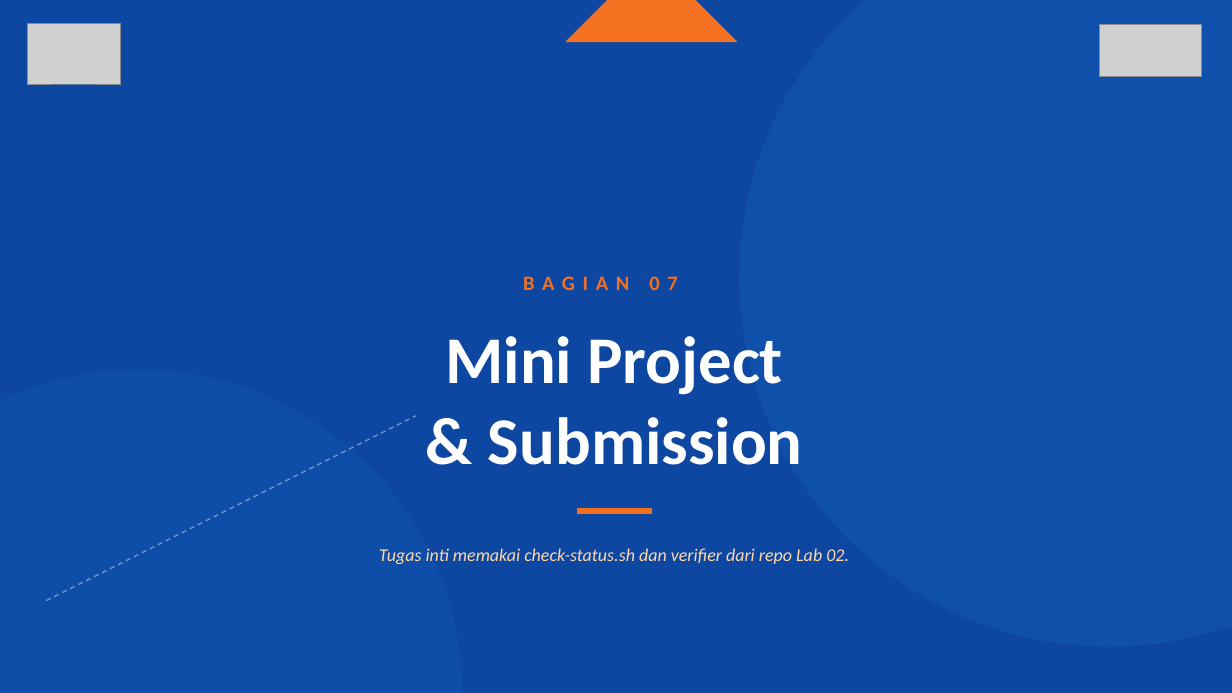
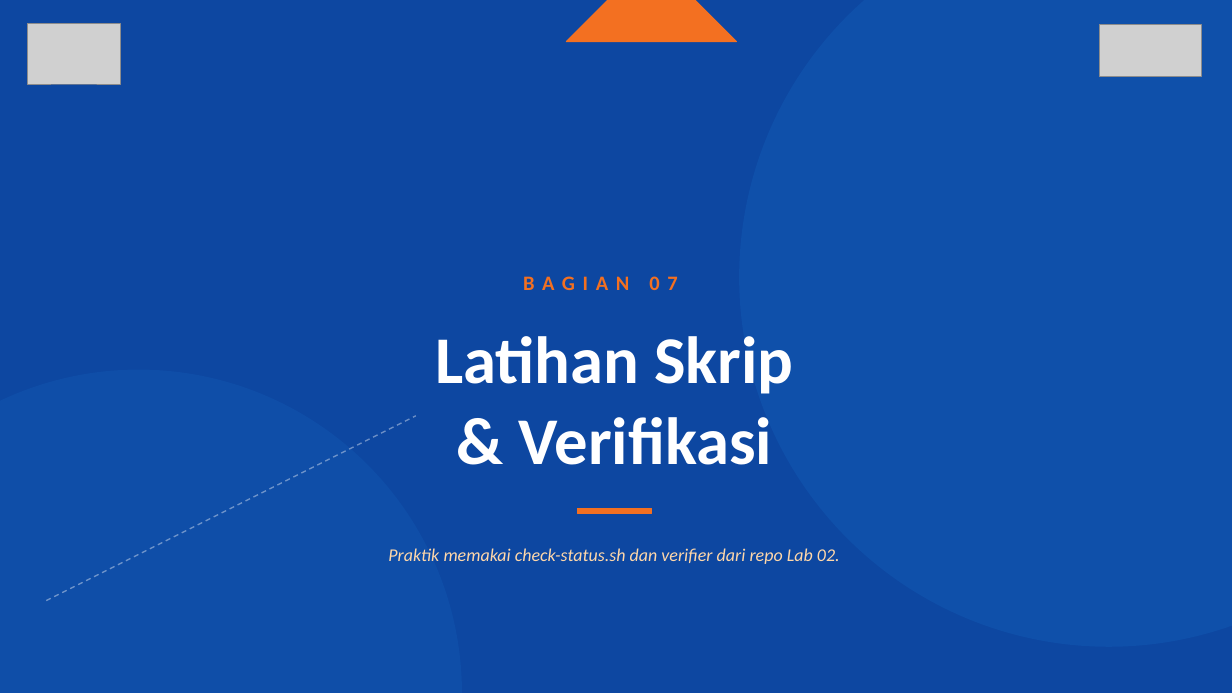
Before and after one commit to SeedFlora/meet2CloudService, a slide deck: slide 24 of slides/LAB02_Linux_Hands_On_Final.pptx. Drawn at 1232x693 pixels with LibreOffice and Linux fonts; fonts in the diff are those of the drawing; grey boxes stand for pictures. Boxes give left, top, right and bottom in pixels: in the first picture for what was removed or moved away, otherwise in the second. Text is boxed around its words. In the diff, an @@ line names an element or a change of style, - is before the commit and + after.

Commit message:
Align Lab 02 with group project and publish revised theory/practical slides

```diff
--- a/slides/LAB02_Linux_Hands_On_Final.pptx
+++ b/slides/LAB02_Linux_Hands_On_Final.pptx
@@ text at (435, 336, 793, 465): text changed @@
-Mini Project
-& Submission
+Latihan Skrip
+& Verifikasi
@@ text at (388, 548, 840, 564): text changed @@
-Tugas inti memakai check-status.sh dan verifier dari repo Lab 02.
+Praktik memakai check-status.sh dan verifier dari repo Lab 02.
```
Also in this commit, not shown: 5 other slides changed, 8 other files.
